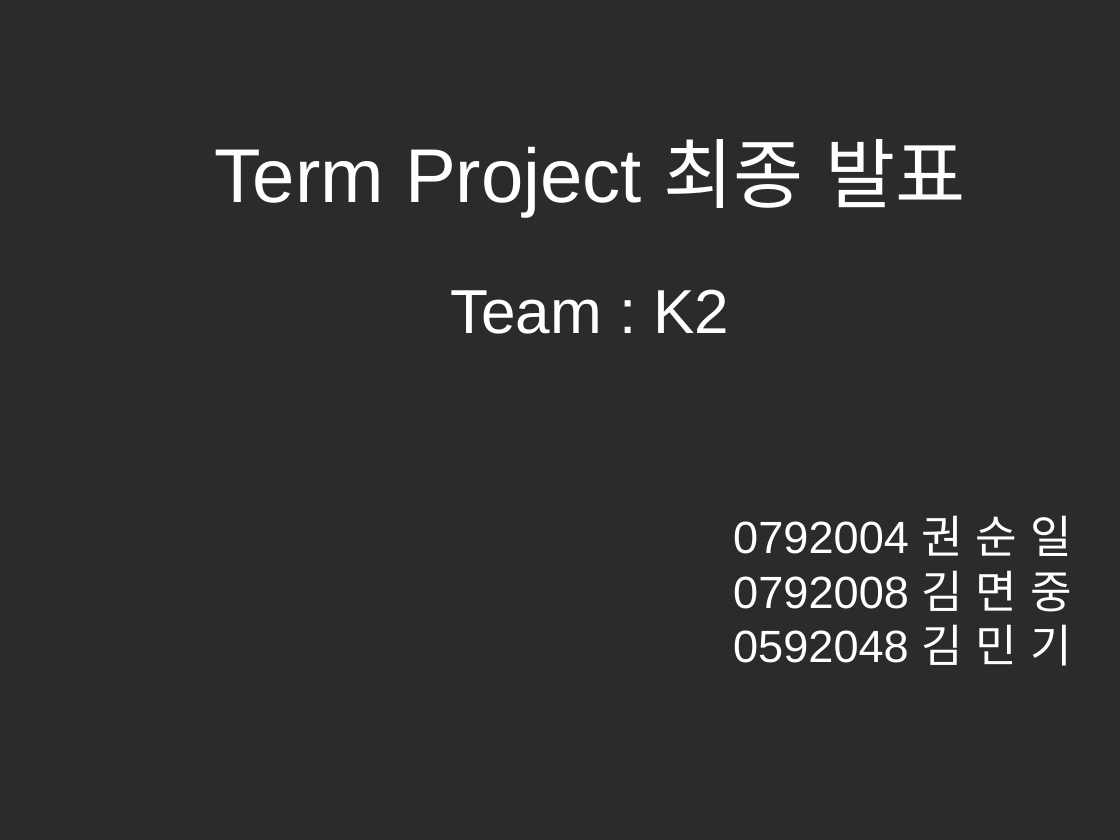
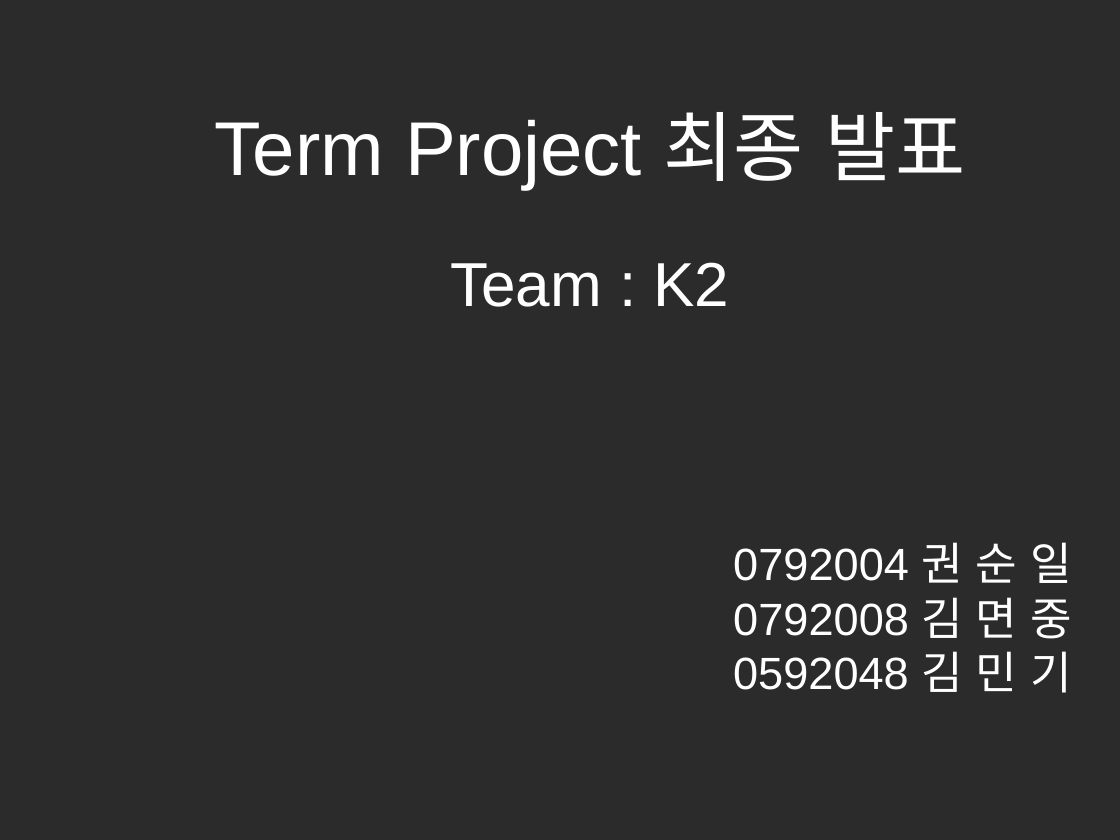
Before and after one commit to hl1itj/Team3, a slide deck: slide 1 of doc/term project 발표자료.odp. Drawn at 1120x840 pixels with LibreOffice and Linux fonts; fonts in the diff are those of the drawing; background and template pictures are left out; a plain dark background stands for a picture behind light text. Boxes give left, top, right and bottom in pixels: in the first picture for what was removed or moved away, otherwise in the second. Text is boxed around its words. In the diff, an @@ line names an element or a change of style, - is before the commit and + after.

```diff
--- a/doc/term project 발표자료.odp
+++ b/doc/term project 발표자료.odp
@@ subtitle "Term Project 최종 발표" rewrapped from (215, 139, 1072, 666) to (215, 112, 1072, 693) @@
```
Also in this commit, not shown: 4 other slides changed, 3 slides added, 3 other files.
